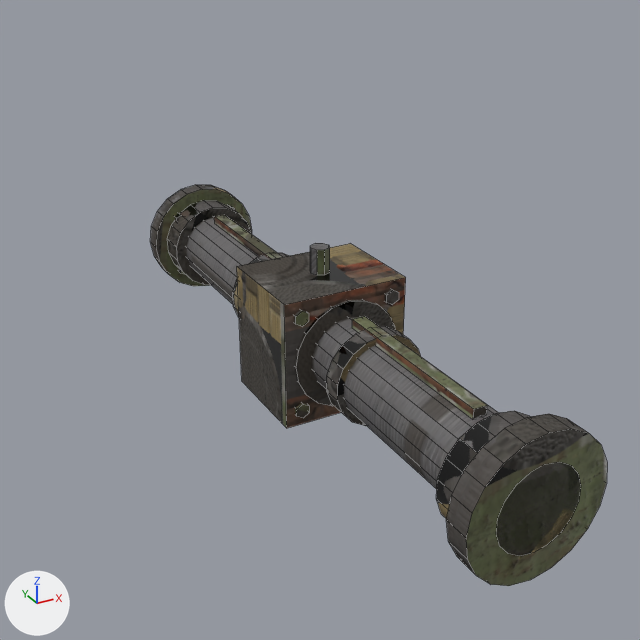
Before and after pictures for a commit that changed the Blender file Art/feShaft/hd/feShaft_HD.blend.
One viewpoint serves both versions: the file's camera 'feIA_Cam'. Lighting does not change. The marker at lower left points along +X, +Y and +Z. The picture after the commit comes second. Mesh edges are drawn as thin lines.

In view in the first picture: 'FeSpin_Shaft', 'feShaft_Bearing'.
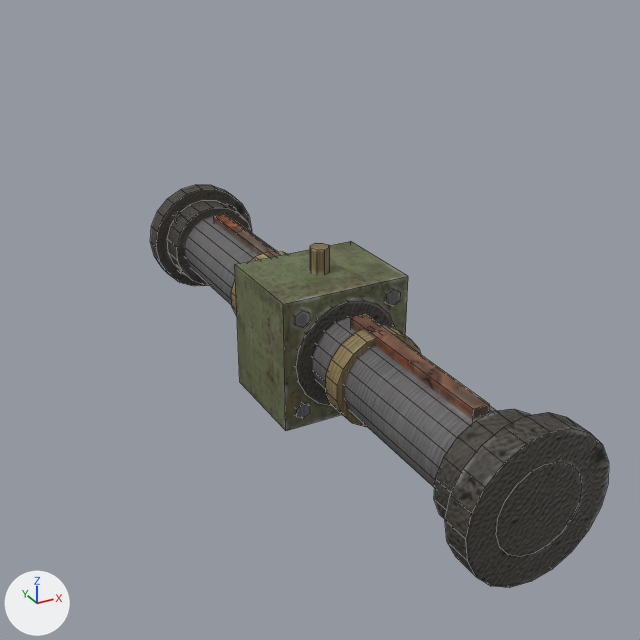
Location of each change, (x1, y1, x2, y2) in pixels of the pictures (640 x 640 px; the box of a moved part takes in the faces that stretch with it):
'feShaft_Bearing', reshaped, surface changed: before (237, 243, 406, 428); after (235, 241, 408, 431)
part 1 of me_fespin_shaft, surface changed: (155, 185, 607, 586) in both
part 2 of me_feshaft_bearing, moved or reshaped: before (237, 244, 406, 428); after (235, 241, 408, 431)
part 3 of me_feshaft_bearing, surface changed: (237, 243, 406, 428) in both

Diff of the bpy script that builds the scene:
```diff
--- a/Art/feShaft/hd/feShaft_HD.blend.py
+++ b/Art/feShaft/hd/feShaft_HD.blend.py
@@ me_fespin_shaft @@
 # used by ob_fespin_shaft; parent = ob_feshaft_base; location = (0.0, 0.0, 0.5)
-me_fespin_shaft.from_pydata(...)  # 408 vertices, 240 faces; spans x -0.1..0.1, y -0.5..0.5, z -0.1..0.1
+me_fespin_shaft.from_pydata(...)  # 408 vertices, 240 faces; spans x -0.101..0.101, y -0.501..0.502, z -0.101..0.101
+# me_fespin_shaft part 1: texture (UV) coordinates of 240 of 240 faces, centred in x -0.098..0.098, y -0.5..0.5, z -0.098..0.098, changed; they spanned u 0.0..1.0, v 0.0..0.99 and now span u 0.0..1.0, v 0.0..0.99
+# edits to the shape of me_fespin_shaft do not show in these pictures
 me_fespin_shaft.materials.append(mat_feshaft_hd)
@@ me_feshaft_bearing @@
 # used by ob_feshaft_bearing; parent = ob_feshaft_base; location = (0.0, 0.0, 0.0)
-me_feshaft_bearing.from_pydata(...)  # 112 vertices, 70 faces; spans x -0.1..0.1, y -0.085..0.085, z 0.4..0.64
+me_feshaft_bearing.from_pydata(...)  # 112 vertices, 70 faces; spans x -0.102..0.102, y -0.086..0.086, z 0.398..0.64
+# me_feshaft_bearing part 2: the loose piece of 8 vertices spanning x -0.1..0.1, y -0.08..0.08, z 0.4..0.6 is scaled about its middle by (1.02, 1.03, 1.02)
+# me_feshaft_bearing part 3: texture (UV) coordinates of 70 of 70 faces, centred in x -0.1..0.1, y -0.085..0.085, z 0.4..0.64, changed; they spanned u 0.0..0.84, v 0.0..0.86 and now span u 0.0..0.92, v 0.0..0.92
+# other edits to the shape of me_feshaft_bearing do not show in these pictures
 me_feshaft_bearing.materials.append(mat_feshaft_hd)
```
